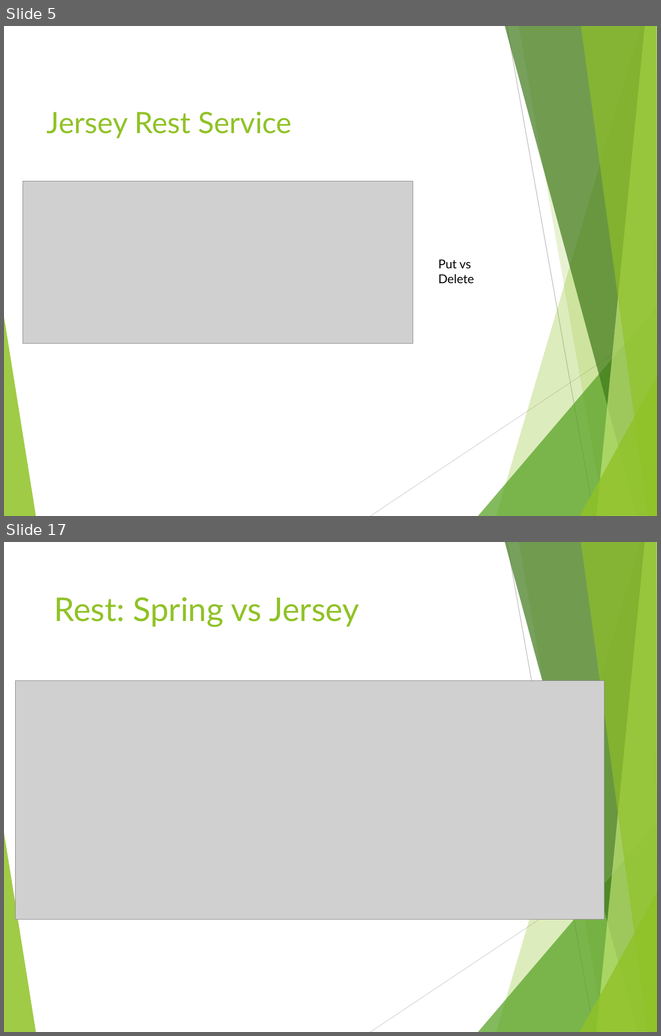
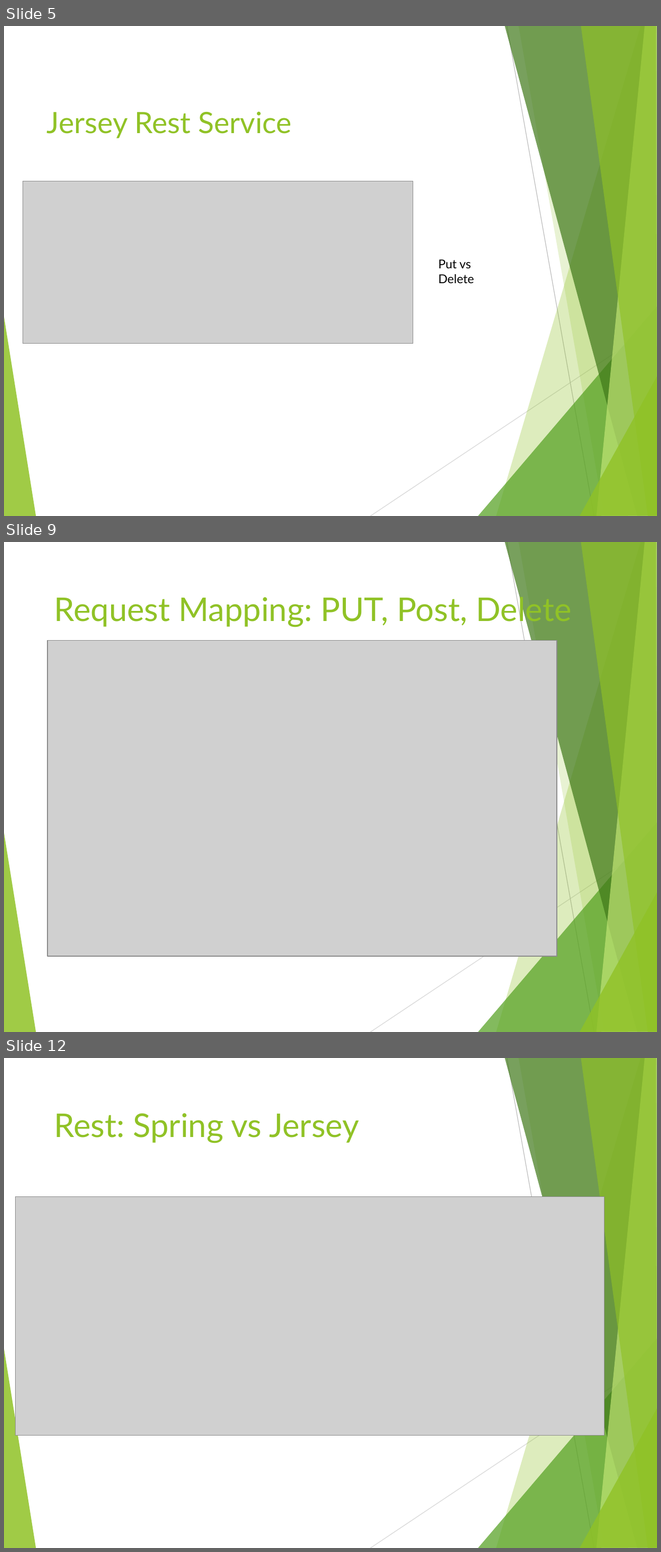
Before and after one commit to liqichen168/Course-May-2019, a slide deck: powerpoints/3_MVC.pptx. Shown one above the other, each under a label of ours: slides 5 and 17 before the commit, slides 5, 9 and 12 after it; the slides between them are not shown. The pictures are 661x1036 and 661x1552 pixels, drawn with LibreOffice and Linux fonts; fonts in the diff are those of the drawing; grey boxes stand for pictures. Boxes give left, top, right and bottom in pixels: in the first picture for what was removed or moved away, otherwise in the second. Text is boxed around its words. In the diff, an @@ line names an element or a change of style, - is before the commit and + after.

```diff
--- a/powerpoints/3_MVC.pptx
+++ b/powerpoints/3_MVC.pptx
@@ slide 9 added at <box>4,542,657,1032</box>, background #FFFFFF; not listed: 10 template elements that a slide beside it also shows @@
@@ title added at <box>54,593,571,627</box>, 36 pt, text #90C226 @@
+Request Mapping: PUT, Post, Delete
@@ picture added at <box>48,640,557,955</box> @@
@@ what was slide 17 is now slide 12 @@
```
Also in this commit, not shown: 6 slides changed, 6 other slides added, 7 slides removed.
